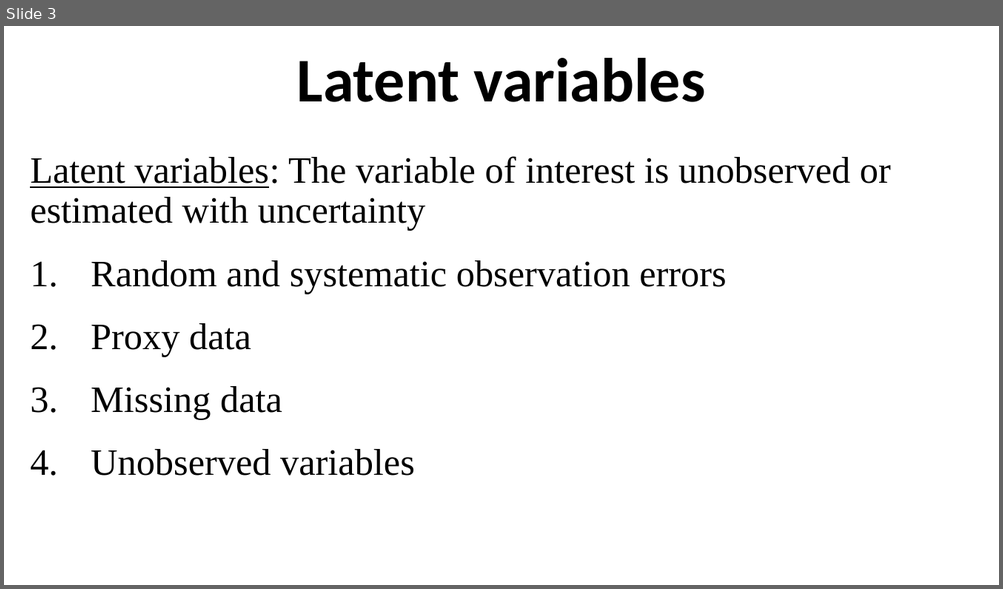
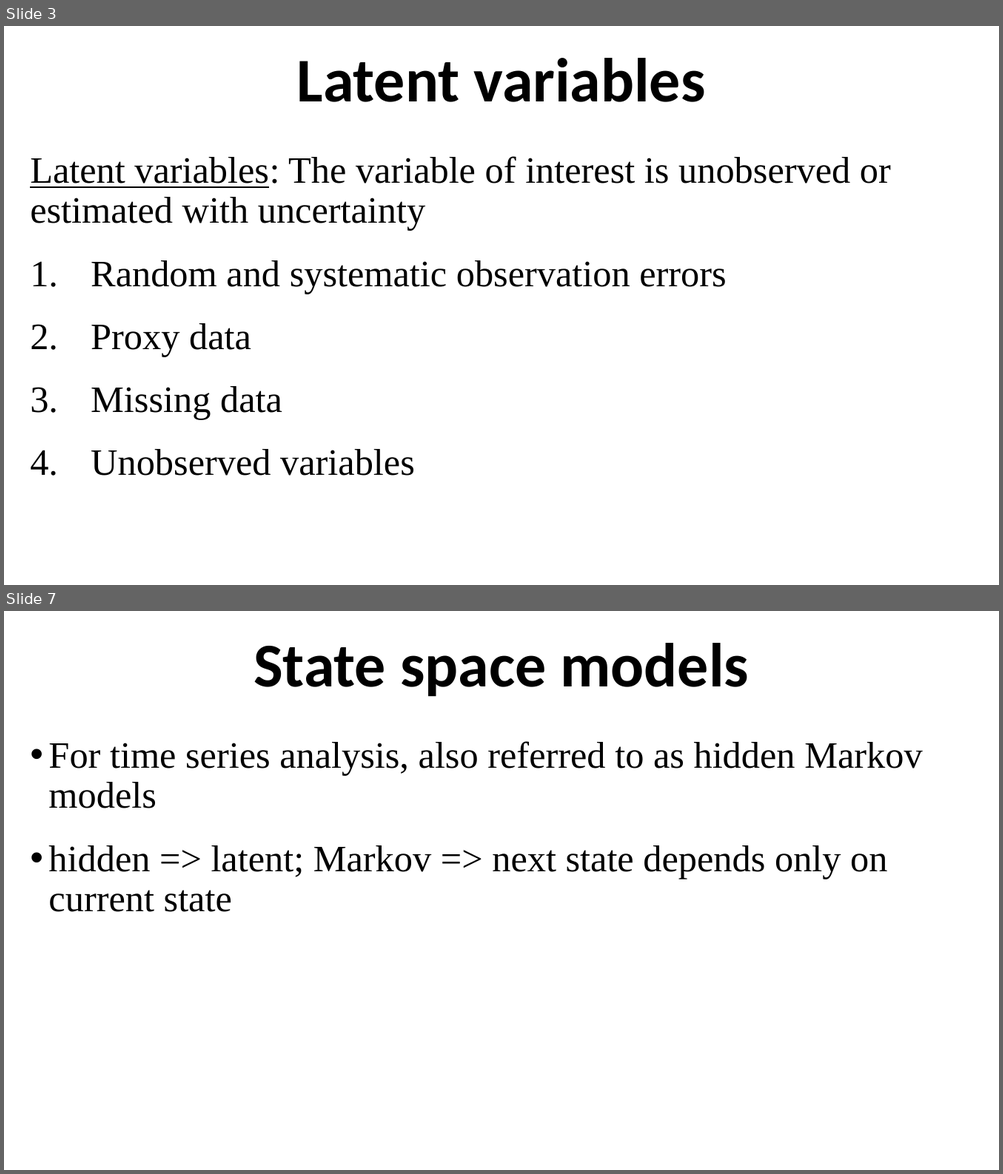
Before and after one commit to ahurford/aarms-summer-school, a slide deck: amy-lectures/State_Space_Models.pptx. Shown one above the other, each under a label of ours: slide 3 before the commit, slides 3 and 7 after it; the slides between them are not shown. The pictures are 1003x589 and 1003x1174 pixels, drawn with LibreOffice and Linux fonts; fonts in the diff are those of the drawing. Boxes give left, top, right and bottom in pixels: in the first picture for what was removed or moved away, otherwise in the second. Text is boxed around its words. In the diff, an @@ line names an element or a change of style, - is before the commit and + after.

```diff
--- a/amy-lectures/State_Space_Models.pptx
+++ b/amy-lectures/State_Space_Models.pptx
@@ slide 7 added at box(4, 611, 999, 1170), background #FFFFFF @@
@@ title added at box(253, 643, 748, 697), 60 pt, text #000000, bold @@
+State space models
@@ text added at box(48, 741, 922, 912), 36 pt, text #000000 @@
+• For time series analysis, also referred to as hidden Markov models
+• hidden => latent; Markov => next state depends only on current state
```
Also in this commit, not shown: 10 other slides added, 4 other files.
